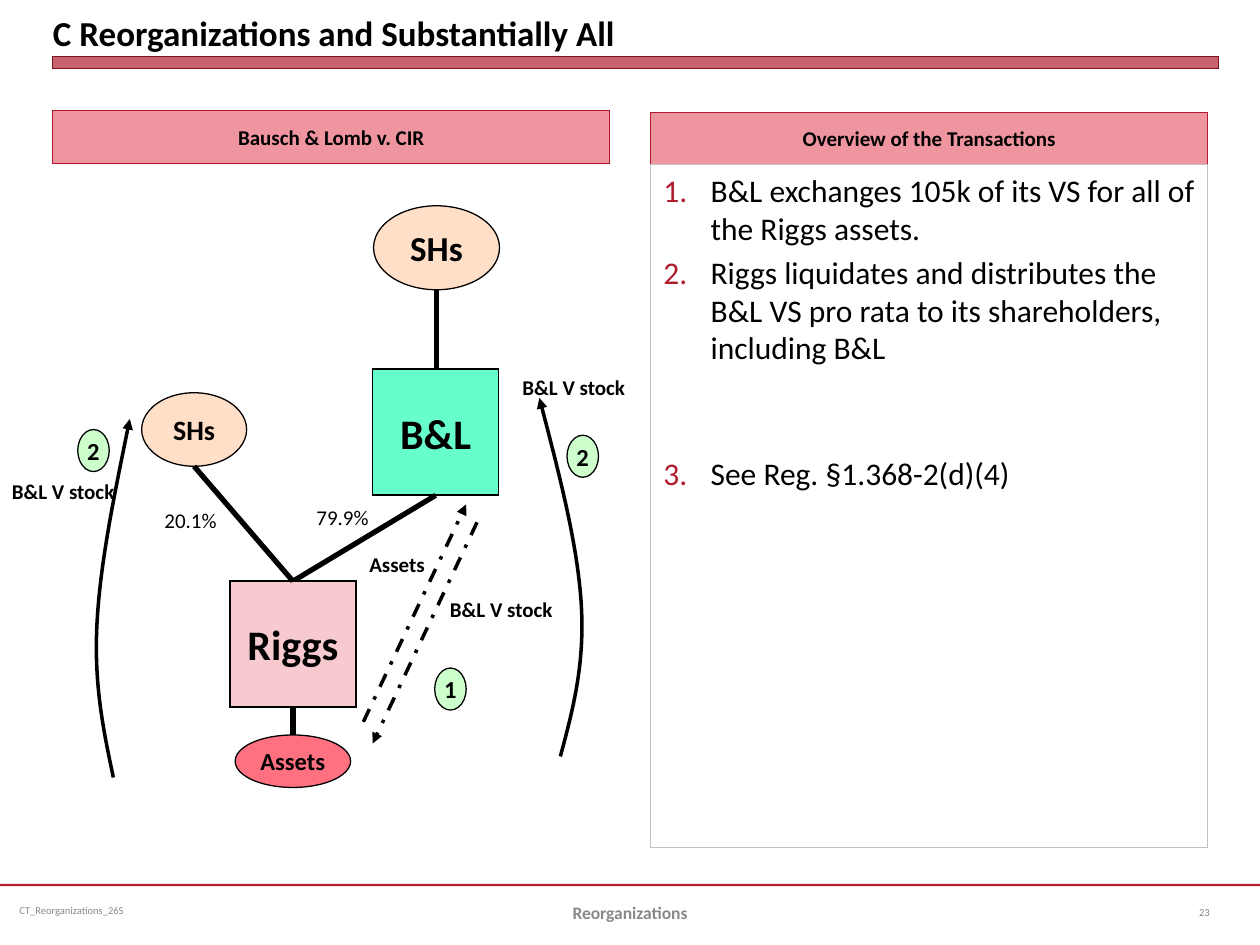
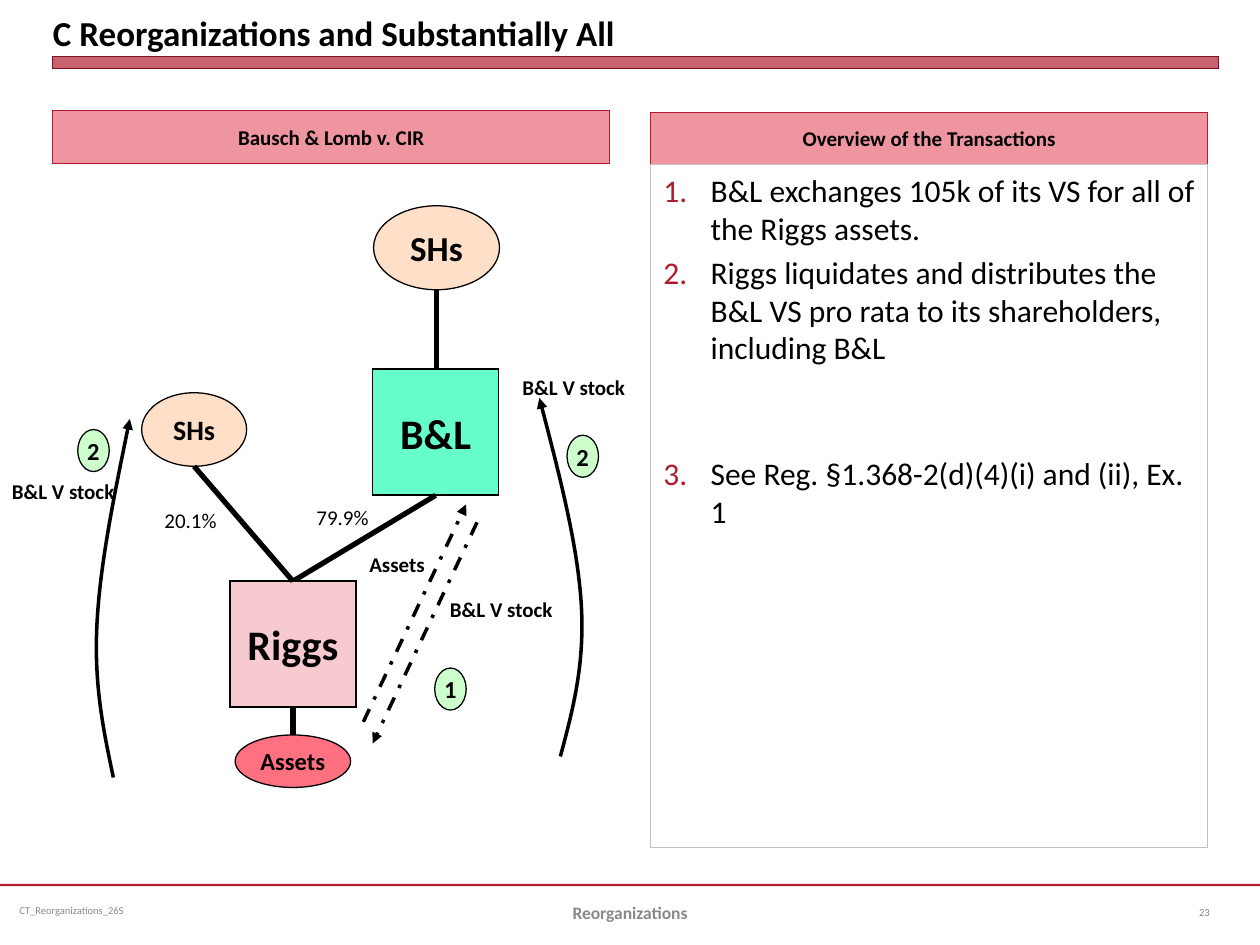
Before and after one commit to jmc877/Corporate-Tax, a slide deck: slide 23 of slides/CT_Reorganizations_26S.pptx. Drawn at 1260x945 pixels with LibreOffice and Linux fonts; fonts in the diff are those of the drawing. Boxes give left, top, right and bottom in pixels: in the first picture for what was removed or moved away, otherwise in the second. Text is boxed around its words. In the diff, an @@ line names an element or a change of style, - is before the commit and + after.

```diff
--- a/slides/CT_Reorganizations_26S.pptx
+++ b/slides/CT_Reorganizations_26S.pptx
@@ text at (711,462,1183,523): text changed @@
-3. See Reg. §1.368-2(d)(4)
+3. See Reg. §1.368-2(d)(4)(i) and (ii), Ex. 1
```
Also in this commit, not shown: 2 other slides changed.
